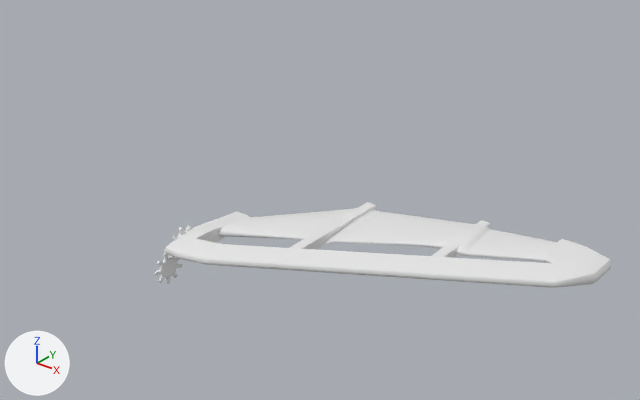
One commit to the FBX model Skyrates/Assets/Resources/Meshes/Components/ship_navigation_tier2R.FBX: the scene before it, then after it.
One viewpoint serves both versions: a 50 mm camera at (2.36, -2.08, 1.68) aimed at (0.22, 0.59, 0.03). The axes (+X, +Y, +Z) are drawn at lower left. The lights are the same throughout.

Objects in the first picture: 'ship_navigation_tier2R'.
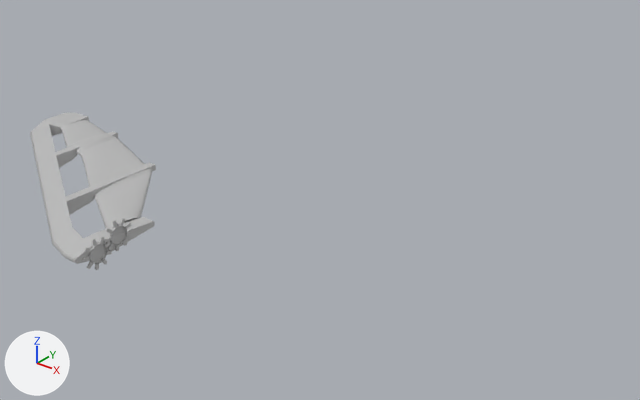
Commit message: Updated Ship tier 2 Components (Artillery and Navigation)

What differs and where, as boxes [x1, y1, x2, y2] in the pictures (640 x 400 px; the box of a moved part takes in the faces that stretch with it):
'ship_navigation_tier2R', recoloured, reshaped, moved, turned, rescaled: before [155, 202, 612, 288]; after [30, 113, 156, 270]
part 1 of me_mesh, moved or reshaped: before [172, 225, 191, 258]; after [83, 236, 112, 270]
part 2 of me_mesh, moved or reshaped: before [164, 202, 612, 288]; after [30, 113, 156, 264]
part 3 of me_mesh, moved or reshaped: before [219, 208, 557, 261]; after [60, 120, 153, 228]
part 4 of me_mesh, moved or reshaped: before [155, 252, 182, 284]; after [104, 218, 132, 251]

Edits to the bpy script that builds the scene:
```text
Add mat_lambert1:
    mat_lambert1 = principled_material('lambert1')
    mat_lambert1.base_color = (0.5, 0.5, 0.5)  # grey #bcbcbc
Change me_mesh:
    where me_mesh.from_pydata(...)  # 1290 vertices, 1218 faces; spans x -6.9..14.4, y -89.2..15.6, z 0.0..140.2
    used by ob_ship_navigation_tier2r; location = (0.0, 0.0, 0.0); rotation_euler = (0.0, -1.571, 0.0), in degrees (0, -90, 0); scale = (-0.01, -0.01, -0.01)
    me_mesh part 1: the loose piece of 144 vertices spanning x -6.9..6.9, y -6.7..6.9, z 0.0..1.5 is multiplied about the mesh origin by the matrix ((0.0, 0.0, -1.0), (-1.0, 0.0, 0.0), (0.0, 1.0, 0.0))
    me_mesh part 2: the loose piece of 106 vertices spanning x -4.6..2.6, y -89.2..10.7, z 1.2..140.2 is multiplied about the mesh origin by the matrix ((0.0, 0.0, -1.0), (-1.0, 0.0, 0.0), (0.0, 1.0, 0.0))
    me_mesh part 3: the loose piece of 896 vertices spanning x -5.1..1.0, y -88.0..-11.6, z 8.7..122.7 is multiplied about the mesh origin by the matrix ((0.0, 0.0, -1.0), (-1.0, 0.0, 0.0), (0.0, 1.0, 0.0))
    me_mesh part 4: the loose piece of 144 vertices spanning x 0.6..14.4, y 2.0..15.6, z 0.0..1.5 is multiplied about its middle by the matrix ((0.0, 0.0, -1.0), (-1.0, 0.0, 0.0), (0.0, 1.0, 0.0)), then moved by (-8.2, -5.0, -11.5)
    add me_mesh.materials.append(mat_lambert1)  # grey #bcbcbc
Change ob_ship_navigation_tier2r:
    ob_ship_navigation_tier2r.location: (0.0, 0.0, 0.0) -> (-0.242, -0.225, -0.043)
    ob_ship_navigation_tier2r.rotation_euler: (0.0, -1.571, 0.0) -> (1.571, 0.0, 0.0)  # degrees (0, -90, 0) -> degrees (90, 0, 0)
    ob_ship_navigation_tier2r.scale: (-0.01, -0.01, -0.01) -> (0.01, 0.01, 0.01)
```
